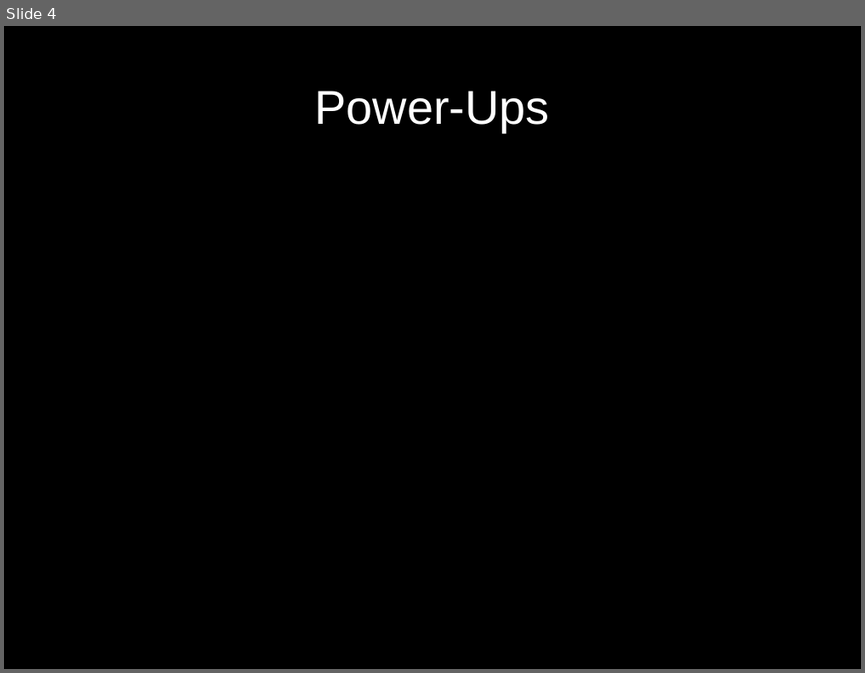
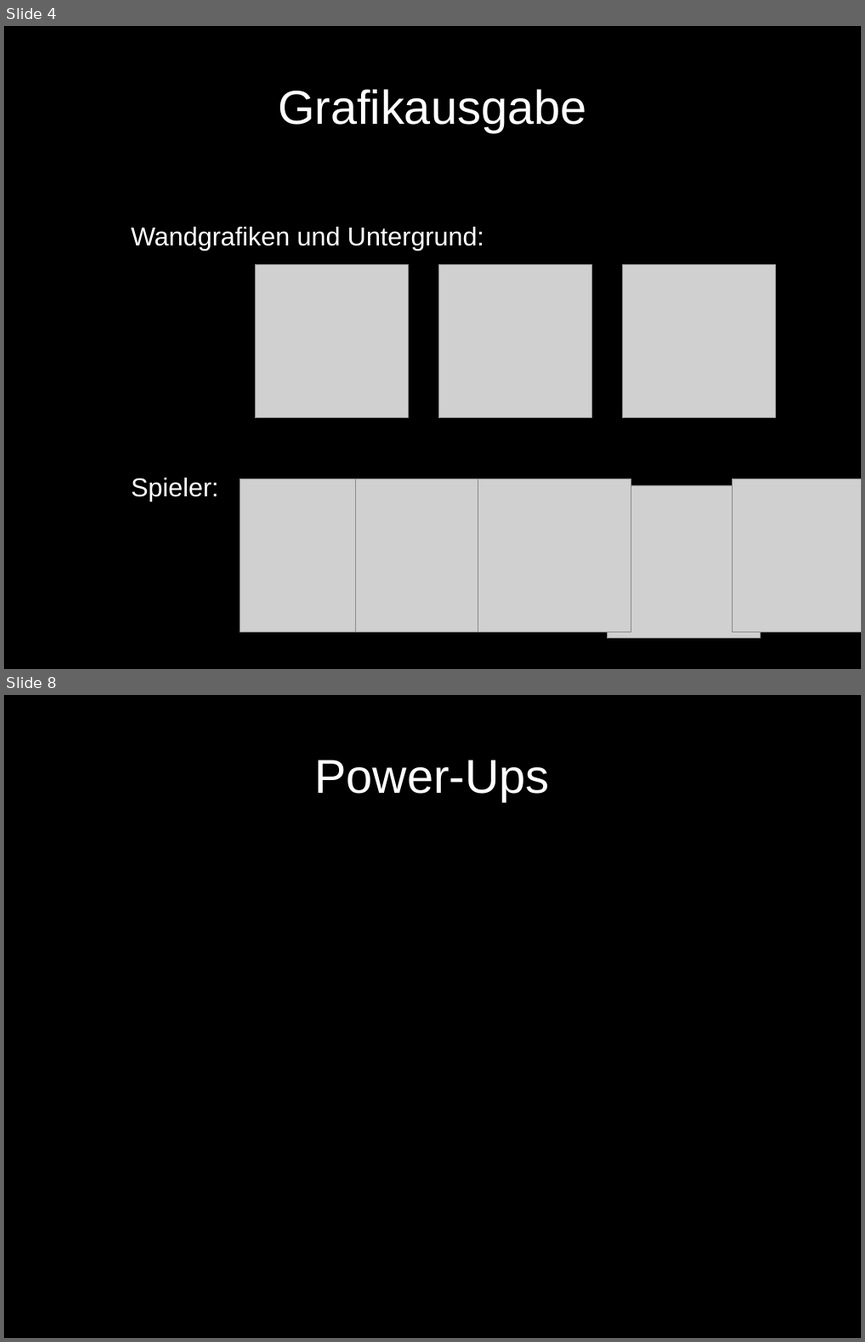
Before and after one commit to benediktibk/bomberman, a slide deck: documents/presentation/presentation.odp. Shown one above the other, each under a label of ours: slide 4 before the commit, slides 4 and 8 after it; the slides between them are not shown. The pictures are 865x673 and 865x1342 pixels, drawn with LibreOffice and Linux fonts; fonts in the diff are those of the drawing; grey boxes stand for pictures. Boxes give left, top, right and bottom in pixels: in the first picture for what was removed or moved away, otherwise in the second. Text is boxed around its words. In the diff, an @@ line names an element or a change of style, - is before the commit and + after.

```diff
--- a/documents/presentation/presentation.odp
+++ b/documents/presentation/presentation.odp
@@ slide 4 added at (4,26,861,669), background #000000 @@
@@ title added at (278,89,586,132), 44 pt, text #FFFFFF @@
+Grafikausgabe
@@ text added at (131,227,484,250), 24 pt, text #FFFFFF @@
+Wandgrafiken und Untergrund:
@@ picture added at (255,265,409,418) @@
@@ picture added at (438,265,592,418) @@
@@ picture added at (622,265,775,418) @@
@@ text added at (131,477,218,501), 24 pt, text #FFFFFF @@
+Spieler:
@@ picture added at (239,479,392,632) @@
@@ picture added at (356,479,510,632) @@
@@ picture added at (478,479,631,632) @@
@@ picture added at (732,479,861,632) @@
@@ picture added at (608,486,760,639) @@
@@ what was slide 4 is now slide 8 @@
```
Also in this commit, not shown: 1 slide changed, 7 other slides added, 2 slides removed.
